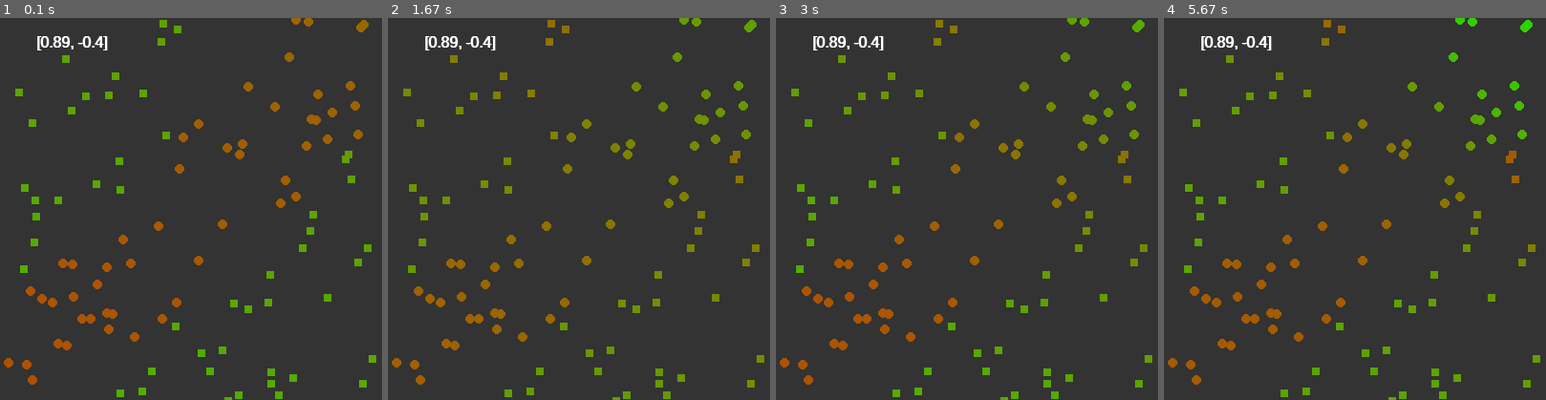
Above: before the commit, frames 1-4 (left to right).
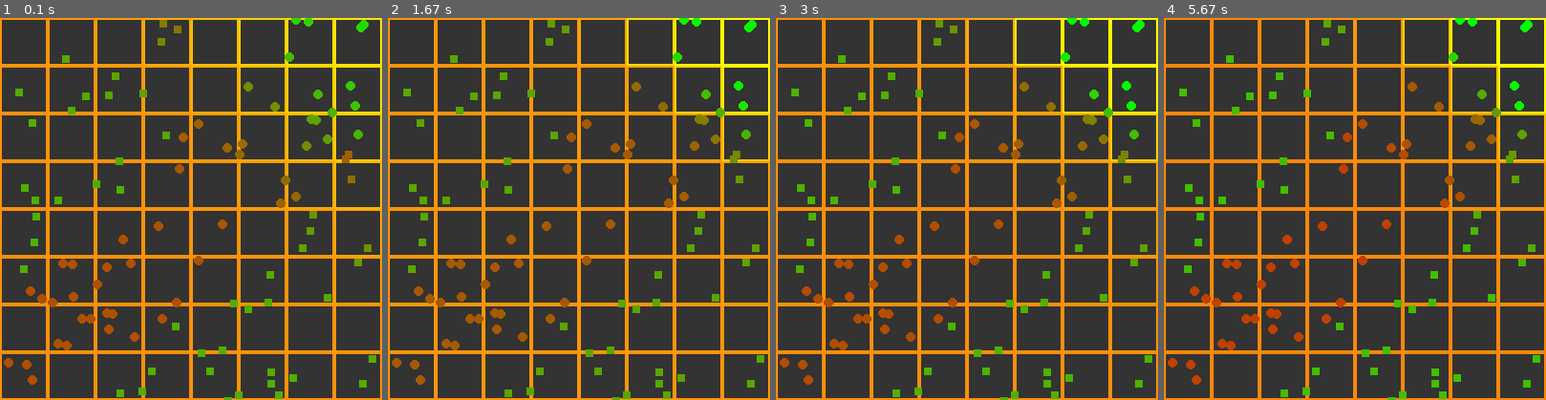
Above: after the commit, the same moments.

Repository: DHameete/pygames
Game: pygame game, started from 10_NeuralNetwork/main.py
Same seed, same stepped clock (60 frames per second), same inputs: the game is played once before the commit and once after it.
Inputs:
- Up to frame 1 (0.1 s): no input
- Up to frame 2 (1.67 s): no input
- Up to frame 3 (3 s): no input
- Up to frame 4 (5.67 s): tap Enter every 0.33 s from 3.33 to 5.33 s

The runs differ from the first frame. In frame 1, 16% of the frame differs, in the area x 0-100%, y 0-100%; in frame 2, 17%; in frame 3, 17%; in frame 4, 19%.

Commit message:
added grid of expected values

Diff:
--- a/10_NeuralNetwork/main.py
+++ b/10_NeuralNetwork/main.py
@@ -59,9 +59,9 @@
     for point in test_data:
         guess = nn.guess([point.x,point.y])
 
-        print(f"guess: {guess}, label: {point.label}")
-        v = min(abs(guess[0] - point.label),1)
-
+    res = 50
+    cols = WIDTH // res
+    rows = HEIGHT // res
 
     # loop
     while True:
@@ -71,6 +71,23 @@
 
         # Background surface
         displaysurface.fill(DARKGRAY)
+
+        for row in range(rows):
+            for col in range(cols):
+                point = Point()
+                x = (2*col + 1) / cols - 1
+                y = -1 * ((2*row + 1) / rows - 1)
+                point.setPos(x, y)
+
+                guess = nn.guess([point.x,point.y])
+
+                v = min(abs(guess[0] - point.label),1)
+                v = guess[0]
+                c = YELLOW.lerp(ORANGE, v)
+
+                rc = pygame.Rect(col*res, row*res, res, res)
+                pygame.draw.rect(displaysurface,c,rc, 2)
+
 
         # Show points
         for point in test_data:
@@ -84,19 +101,19 @@
 
 
         # Train per point
-        for _ in range(10):
+        for _ in range(1000):
             nextpoint = random.choice(training_data)
             nn.train([nextpoint.x,nextpoint.y], [nextpoint.label])
             guess = nn.guess([nextpoint.x,nextpoint.y])
 
         # Update and show text
-        w = [round(pw, 2) for pw in p.weights]
-        text4 = font.render(f'{w}', True, WHITE)
-        text_rect4 = text4.get_rect(center=(75,25))
-        displaysurface.blit(text4,text_rect4)
+        # w = [round(pw, 2) for pw in p.weights]
+        # text4 = font.render(f'{w}', True, WHITE)
+        # text_rect4 = text4.get_rect(center=(75,25))
+        # displaysurface.blit(text4,text_rect4)
 
         # Increment index
-        nextind = (nextind + 1) % len(training_data)
+        # nextind = (nextind + 1) % len(training_data)
 
         # Update display
         pygame.display.update()
--- a/10_NeuralNetwork/point.py
+++ b/10_NeuralNetwork/point.py
@@ -24,6 +24,14 @@
 
         self.label = f_line(self.x, self.y)
 
+    def setPos(self, x, y):
+        self.x = x
+        self.y = y
+        self.bias = 1
+
+        self.label = f_line(self.x, self.y)
+
+
     def pixelX(self):
         return (1 + self.x) / 2 * WIDTH
 
